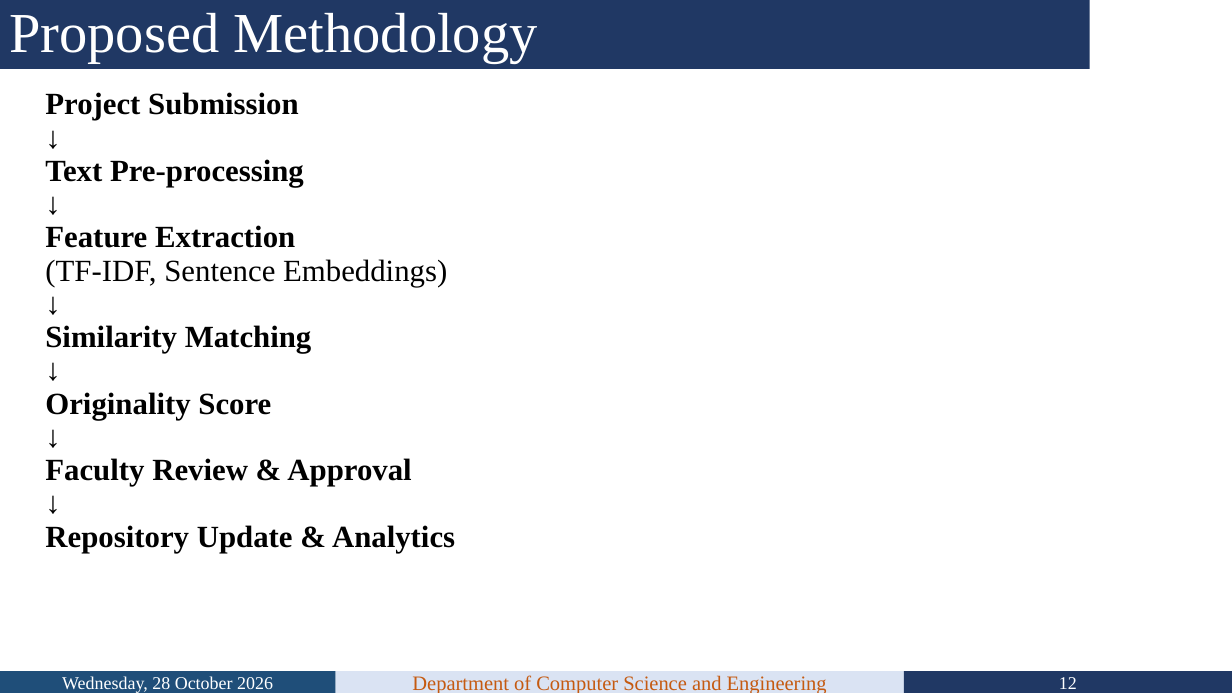
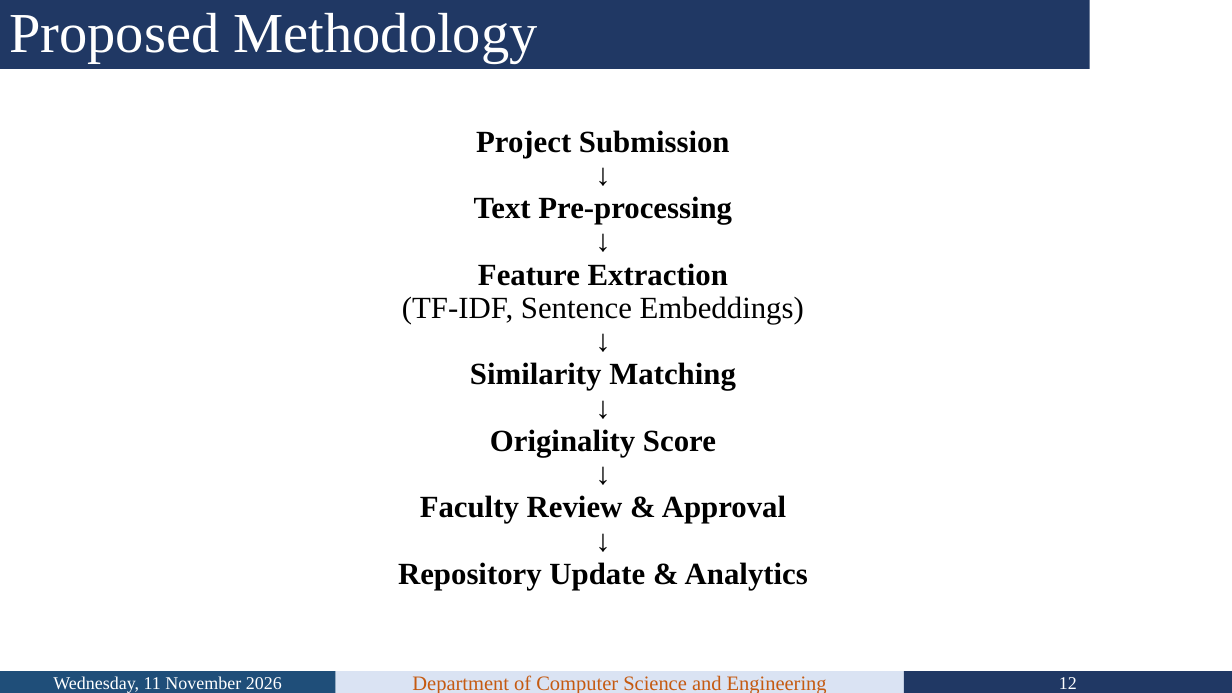
Before and after one commit to VedanshSharma53/Micro-Projects, a slide deck: slide 12 of paper/MP_TG10_Review_PPT_Updated.pptx. Drawn at 1232x693 pixels with LibreOffice and Linux fonts; fonts in the diff are those of the drawing; background and template pictures are left out. Boxes give left, top, right and bottom in pixels: in the first picture for what was removed or moved away, otherwise in the second. Text is boxed around its words. In the diff, an @@ line names an element or a change of style, - is before the commit and + after.

```diff
--- a/paper/MP_TG10_Review_PPT_Updated.pptx
+++ b/paper/MP_TG10_Review_PPT_Updated.pptx
@@ text "Project Submission ↓ Text Pre-processing ...": place and size @@
-text "Project Submission ↓ Text Pre-processing ..." at (45, 92, 455, 553)
+text "Project Submission ↓ Text Pre-processing ..." at (398, 130, 808, 590)
@@ text "Project Submission ↓ Text Pre-processing ..." at (398, 130, 808, 590): alignment left to centre @@
@@ text in rectangle at (53, 676, 282, 693): text changed @@
-Wednesday, 28 October 2026
+Wednesday, 11 November 2026
```
Also in this commit, not shown: 25 other slides changed, 3 other files.
